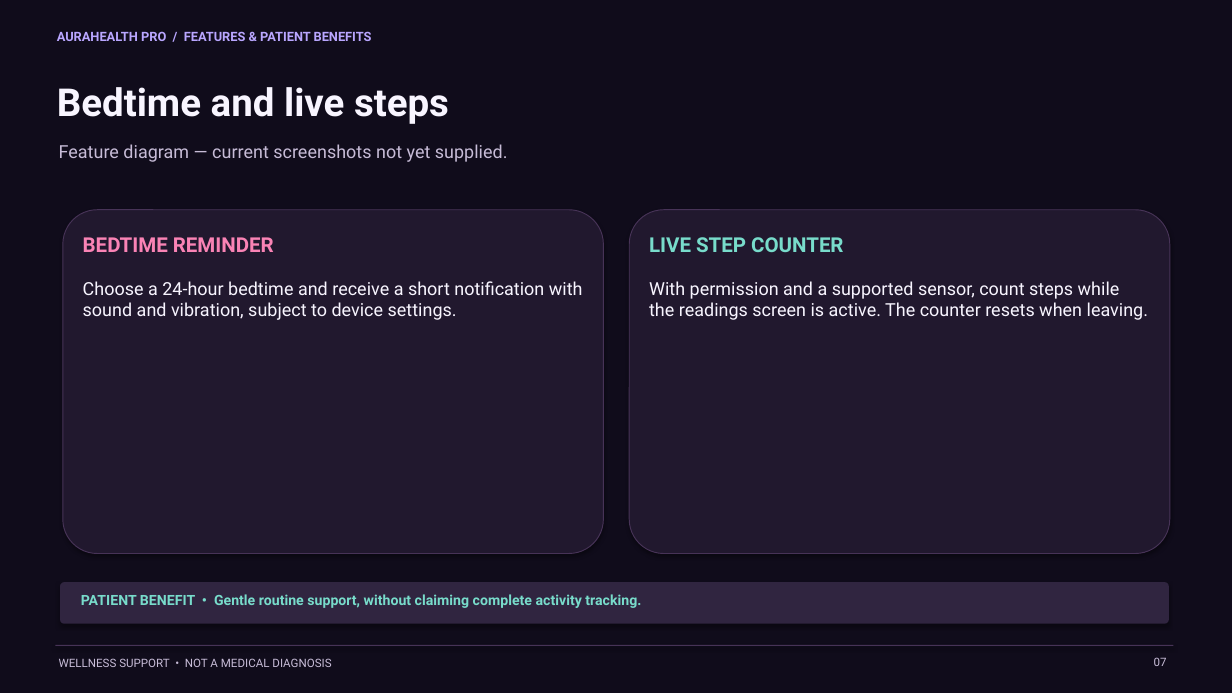
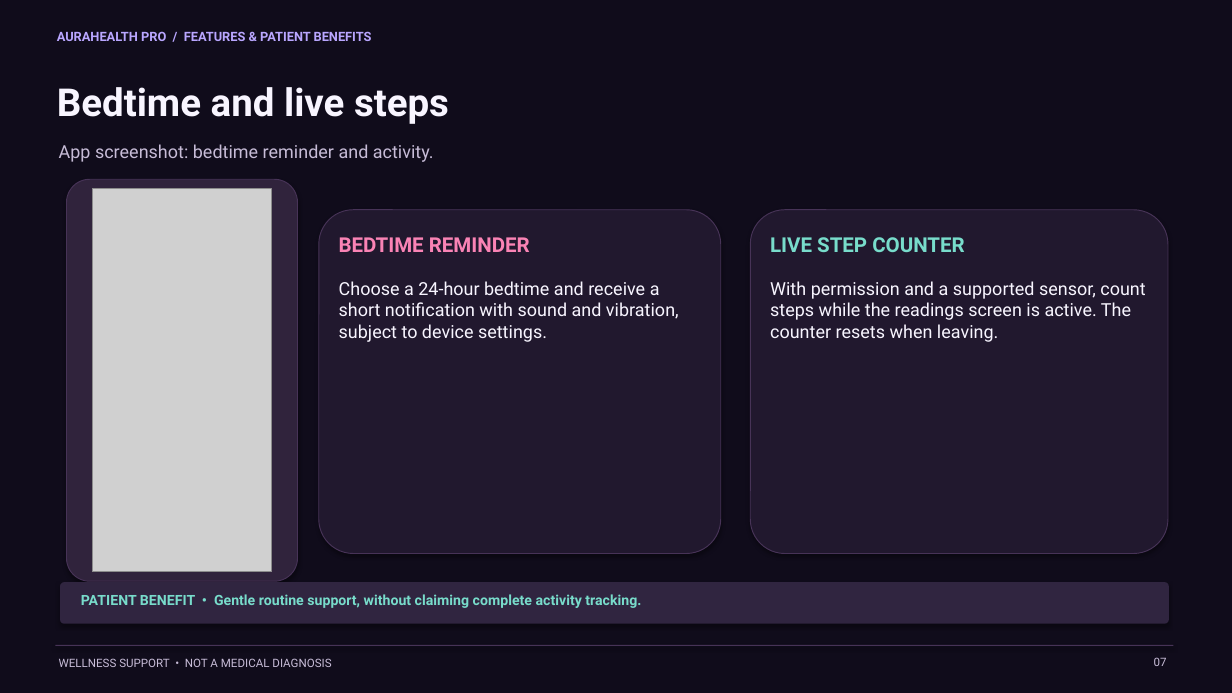
Before and after one commit to mrh995044-a11y/aura-helth-pro-complet, a slide deck: slide 7 of deliverables/AuraHealth-Pro-Features-and-Benefits-Animated.pptx. Drawn at 1232x693 pixels with LibreOffice and Linux fonts; fonts in the diff are those of the drawing; grey boxes stand for pictures. Boxes give left, top, right and bottom in pixels: in the first picture for what was removed or moved away, otherwise in the second. Text is boxed around its words. In the diff, an @@ line names an element or a change of style, - is before the commit and + after.

Commit message:
Update presentations with current app screenshots

```diff
--- a/deliverables/AuraHealth-Pro-Features-and-Benefits-Animated.pptx
+++ b/deliverables/AuraHealth-Pro-Features-and-Benefits-Animated.pptx
@@ text at [59,144,434,162]: text changed @@
-Feature diagram — current screenshots not yet supplied.
+App screenshot: bedtime reminder and activity.
@@ rounded rectangle: place and size @@
-rounded rectangle at [63,210,604,554]
+rounded rectangle at [67,179,298,581]
@@ rounded rectangle at [67,179,298,581]: fill #21182E to #30233C @@
@@ picture added at [92,189,272,572] @@
@@ rounded rectangle added at [319,210,721,554], fill #21182E, outline #473357 0.75 pt @@
@@ text "BEDTIME REMINDER": place and size @@
-text "BEDTIME REMINDER" at [83,237,274,252]
+text "BEDTIME REMINDER" at [339,237,530,252]
@@ rounded rectangle: place and size @@
-rounded rectangle at [629,210,1170,554]
+rounded rectangle at [750,210,1168,554]
@@ text "LIVE STEP COUNTER": place and size @@
-text "LIVE STEP COUNTER" at [649,237,843,252]
+text "LIVE STEP COUNTER" at [770,237,964,252]
@@ text "Choose a 24-hour bedtime and ..." rewrapped from [83,281,583,320] to [339,281,679,342] @@
@@ text "With permission and a supported ..." rewrapped from [649,281,1148,320] to [770,281,1145,342] @@
```
Also in this commit, not shown: 9 other slides changed, 11 other files.
